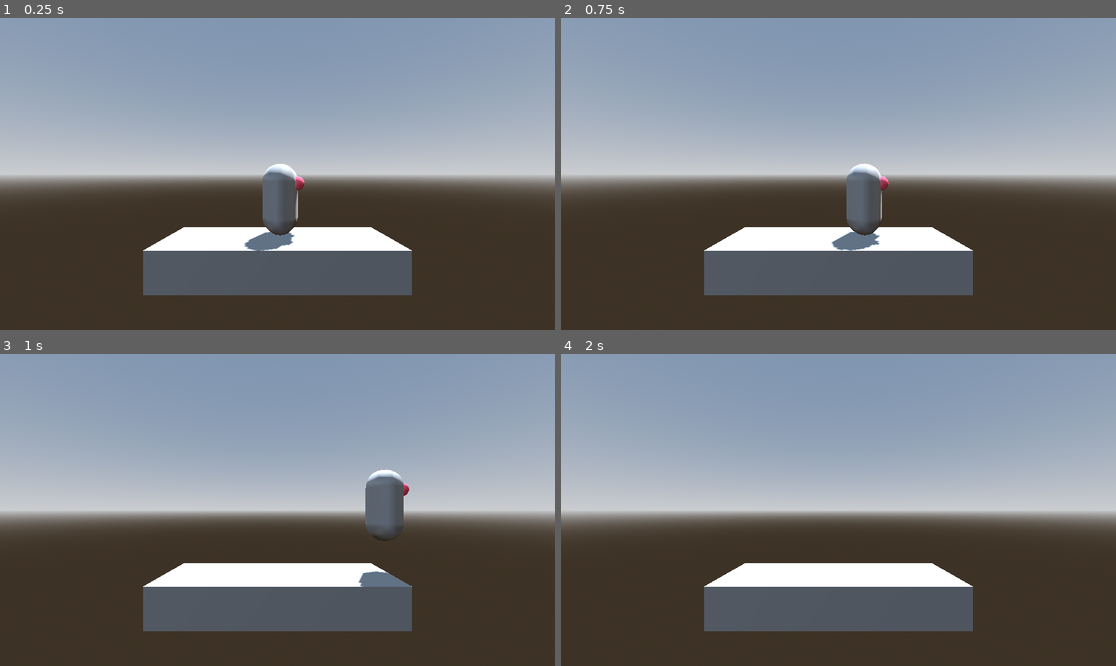
Above: before the commit, frames 1-4 (two rows, left to right).
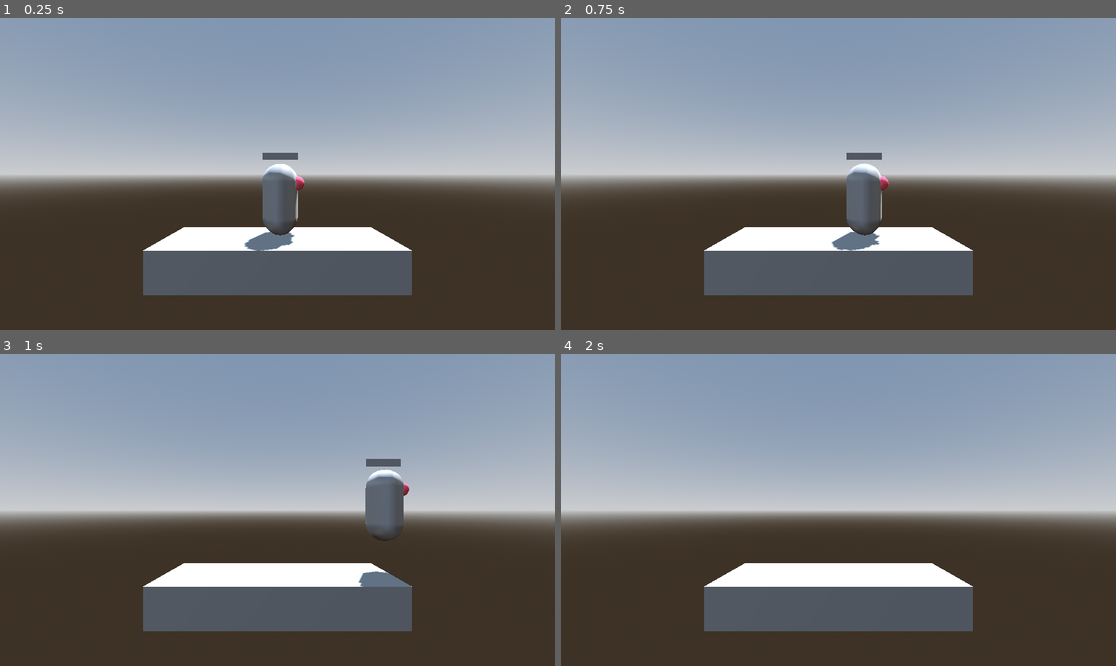
Above: after the commit, the same moments.

Repository: LiranDat/PlatformRacer
Game: Godot game, scene res://test.tscn
Same seed, same stepped clock (60 frames per second), same inputs: the game is played once before the commit and once after it.
Inputs:
- Up to frame 1 (0.25 s): no input
- Up to frame 2 (0.75 s): tap Enter at 0.5 s; hold D (P1Right) from 0.53 s (still down)
- Up to frame 3 (1 s): keep holding D (P1Right); tap Space (P1Jump) at 0.77 s
- Up to frame 4 (2 s): release D (P1Right) at 1.28 s; hold S (P1Down) from 1.28 s (still down); tap Space (P1Jump) at 1.52 s

The runs differ from the first frame. In frame 1, 0.1% of the frame differs, in the area x 47-54%, y 43-46%; in frame 2, 0.1%; in frame 3, 0.2%, in the area x 65-73%, y 33-37%; in frame 4, nothing differs.

Commit message:
Player hat jetzt nen timer-balken.

Diff:
--- a/player.gd
+++ b/player.gd
@@ -1,4 +1,6 @@
 extends CharacterBody3D
+
+var timer = 60
 
 func _physics_process(delta: float) -> void:
 	# Handle jump.
@@ -15,4 +17,7 @@
 	move_and_slide()
 
 func _process(delta: float) -> void:
-	pass
+	# timer läuft runter und modifiziert die länge vom balken
+	timer -= 1*delta
+	print(timer)
+	$timer.scale.x = 0.5 * timer / 60
--- a/player.tscn
+++ b/player.tscn
@@ -16,6 +16,8 @@
 radius = 0.2
 height = 0.4
 
+[sub_resource type="PlaneMesh" id="PlaneMesh_4flbx"]
+
 [node name="Player" type="CharacterBody3D"]
 script = ExtResource("1_4flbx")
 
@@ -28,3 +30,7 @@
 [node name="Face" type="MeshInstance3D" parent="."]
 transform = Transform3D(1, 0, 0, 0, 1, 0, 0, 0, 1, 0.482458, 0.446881, 0)
 mesh = SubResource("SphereMesh_onrkg")
+
+[node name="timer" type="MeshInstance3D" parent="."]
+transform = Transform3D(0.5, 0, 0, 0, -4.37114e-08, -0.1, 0, 1, -4.37114e-09, 0, 1.2, 0)
+mesh = SubResource("PlaneMesh_4flbx")
Not shown: 1 places in player.tscn that only renumber resources
